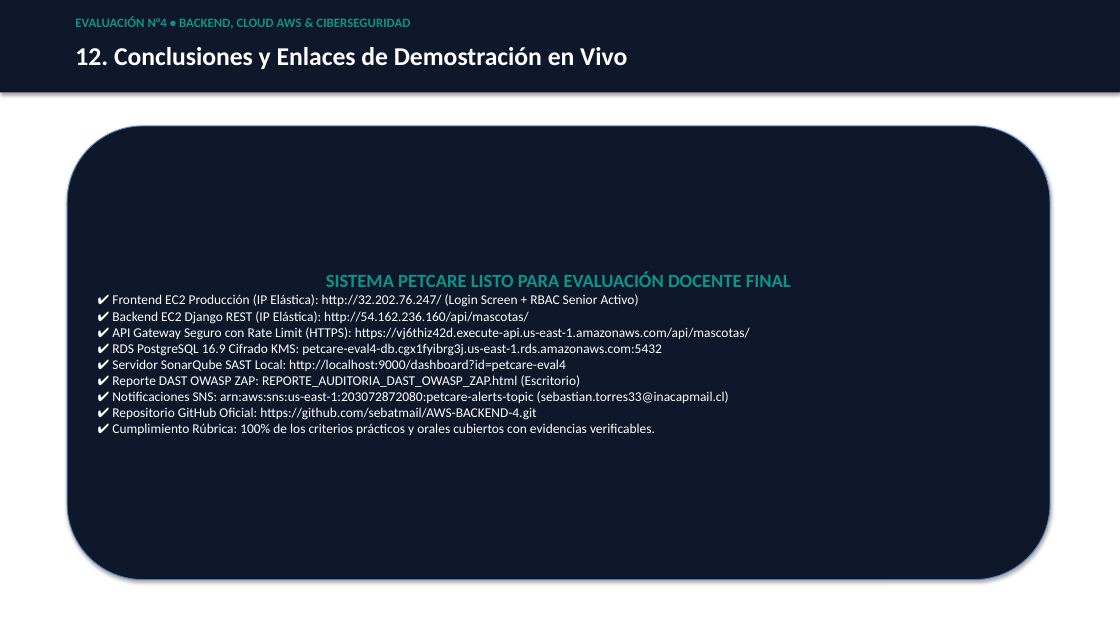
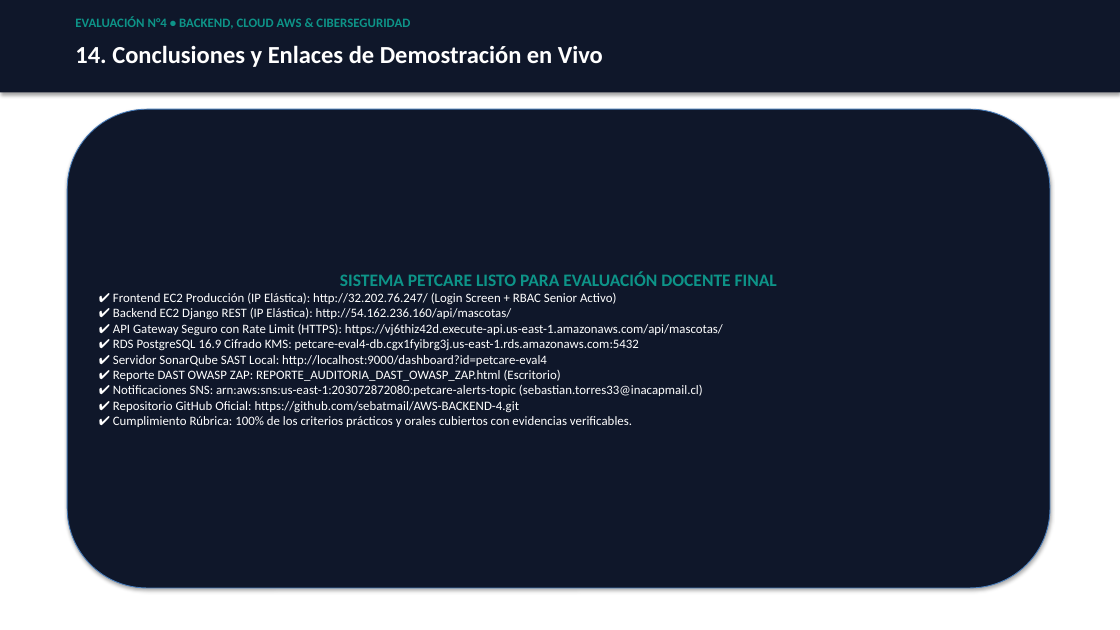
Before and after one commit to sebatmail/AWS-BACKEND-4, a slide deck: slide 15 of docs/PRESENTACION_EVALUACION_4_SEBASTIAN_TORRES.pptx (slide 13 before the commit). Drawn at 1120x630 pixels with LibreOffice and Linux fonts; fonts in the diff are those of the drawing. Boxes give left, top, right and bottom in pixels: in the first picture for what was removed or moved away, otherwise in the second. Text is boxed around its words. In the diff, an @@ line names an element or a change of style, - is before the commit and + after.

Commit message:
docs: embed authentic SonarQube and OWASP ZAP screenshots in presentation and evidence docs

```diff
--- a/docs/PRESENTACION_EVALUACION_4_SEBASTIAN_TORRES.pptx
+++ b/docs/PRESENTACION_EVALUACION_4_SEBASTIAN_TORRES.pptx
@@ text at box(75, 45, 603, 67): text changed; size 22 to 21 pt @@
-12. Conclusiones y Enlaces de Demostración en Vivo
+14. Conclusiones y Enlaces de Demostración en Vivo
@@ rounded rectangle "SISTEMA PETCARE LISTO PARA EVALUACIÓN ...": place and size @@
-rounded rectangle "SISTEMA PETCARE LISTO PARA EVALUACIÓN ..." at box(67, 126, 1050, 580)
+rounded rectangle "SISTEMA PETCARE LISTO PARA EVALUACIÓN ..." at box(67, 109, 1050, 588)
@@ rounded rectangle "SISTEMA PETCARE LISTO PARA EVALUACIÓN ..." at box(67, 109, 1050, 588): size 16 to 15 pt in "SISTEMA PETCARE LISTO PARA EVALUACIÓN DOCENTE FINAL"; size 11.5 to 11 pt @@
```
Also in this commit, not shown: 10 other slides changed, 4 slides added, 2 slides removed, 5 other files.
